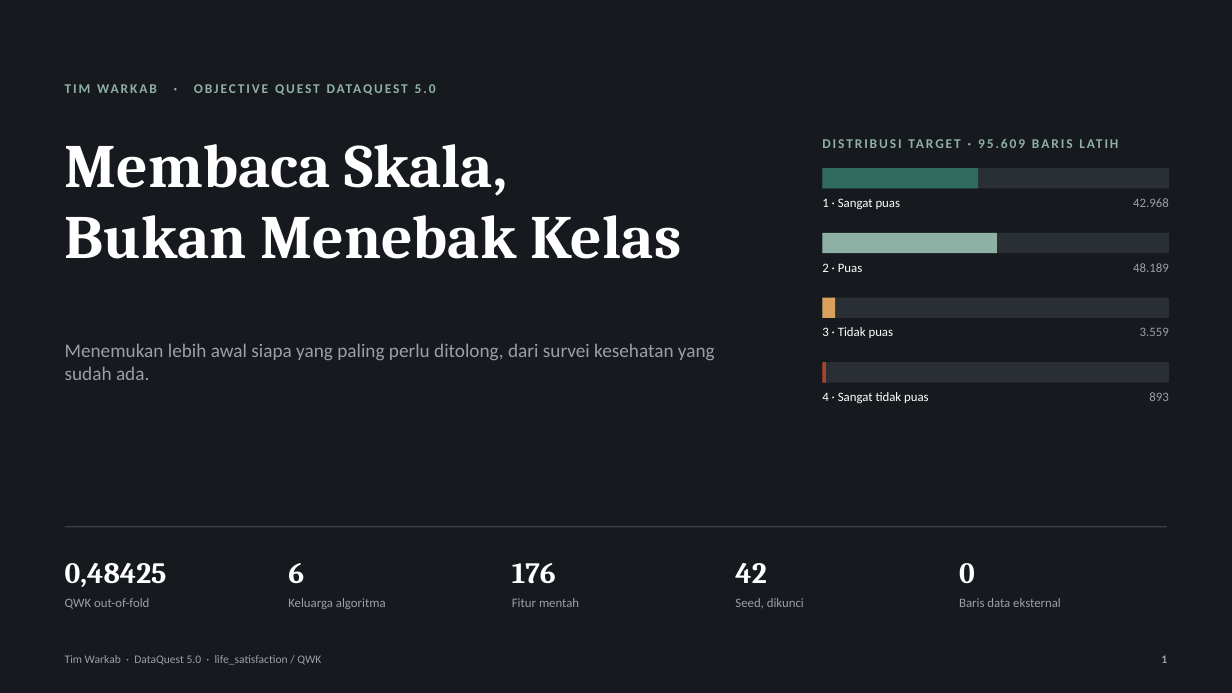
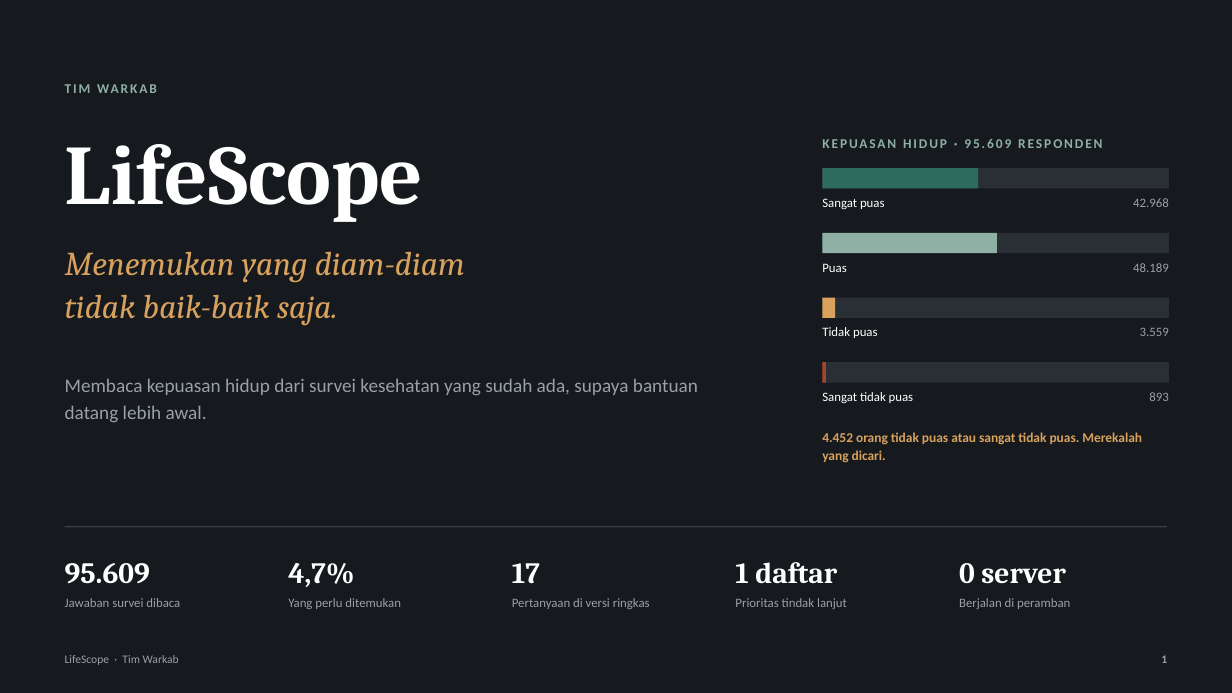
Before and after one commit to MikaelAdikara/DataQuest-Warkab, a slide deck: slide 1 of docs/Pitch_DataQuest5_Warkab.pptx. Drawn at 1232x693 pixels with LibreOffice and Linux fonts; fonts in the diff are those of the drawing. Boxes give left, top, right and bottom in pixels: in the first picture for what was removed or moved away, otherwise in the second. Text is boxed around its words. In the diff, an @@ line names an element or a change of style, - is before the commit and + after.

```diff
--- a/docs/Pitch_DataQuest5_Warkab.pptx
+++ b/docs/Pitch_DataQuest5_Warkab.pptx
@@ text at (415,84,436,93): text changed @@
-TIM WARKAB · OBJECTIVE QUEST DATAQUEST 5.0
+TIM WARKAB
@@ text removed at (65,144,681,259) @@
-Membaca Skala,
-Bukan Menebak Kelas
@@ text added at (65,144,424,222), 66 pt, text #FFFFFF, bold @@
+LifeScope
@@ text at (822,139,1102,148): text changed @@
-DISTRIBUSI TARGET · 95.609 BARIS LATIH
+KEPUASAN HIDUP · 95.609 RESPONDEN
@@ text at (822,198,885,209): text changed @@
-1 · Sangat puas
+Sangat puas
@@ text added at (65,252,465,325), 26 pt, text #D8A25E, italic @@
+Menemukan yang diam-diam
+tidak baik-baik saja.
@@ text at (822,263,846,272): text changed @@
-2 · Puas
+Puas
@@ text at (822,327,878,338): text changed @@
-3 · Tidak puas
+Tidak puas
@@ text at (65,378,698,422): text changed @@
-Menemukan lebih awal siapa yang paling perlu ditolong, dari survei kesehatan yang sudah ada.
+Membaca kepuasan hidup dari survei kesehatan yang sudah ada, supaya bantuan datang lebih awal.
@@ text "Membaca kepuasan hidup dari survei ..." at (65,378,698,422): vertical alignment middle to top @@
@@ text at (822,392,914,403): text changed @@
-4 · Sangat tidak puas
+Sangat tidak puas
@@ text added at (822,432,1142,463), 10.5 pt, text #D8A25E, bold @@
+4.452 orang tidak puas atau sangat tidak puas. Merekalah yang dicari.
@@ text at (65,563,150,584): text changed @@
-0,48425
+95.609
@@ text at (288,563,355,587): text changed @@
-6
+4,7%
@@ text at (512,563,540,584): text changed @@
-176
+17
@@ text at (735,562,837,584): text changed @@
-42
+1 daftar
@@ text at (959,563,1066,584): text changed @@
-0
+0 server
@@ text at (65,598,180,607): text changed @@
-QWK out-of-fold
+Jawaban survei dibaca
@@ text at (288,598,401,609): text changed @@
-Keluarga algoritma
+Yang perlu ditemukan
@@ text at (512,598,650,609): text changed @@
-Fitur mentah
+Pertanyaan di versi ringkas
@@ text at (735,598,847,609): text changed @@
-Seed, dikunci
+Prioritas tindak lanjut
@@ text at (959,598,1070,609): text changed @@
-Baris data eksternal
+Berjalan di peramban
@@ text at (65,655,179,665): text changed @@
-Tim Warkab · DataQuest 5.0 · life_satisfaction / QWK
+LifeScope · Tim Warkab
```
Also in this commit, not shown: 2 other slides changed, 3 other files.
